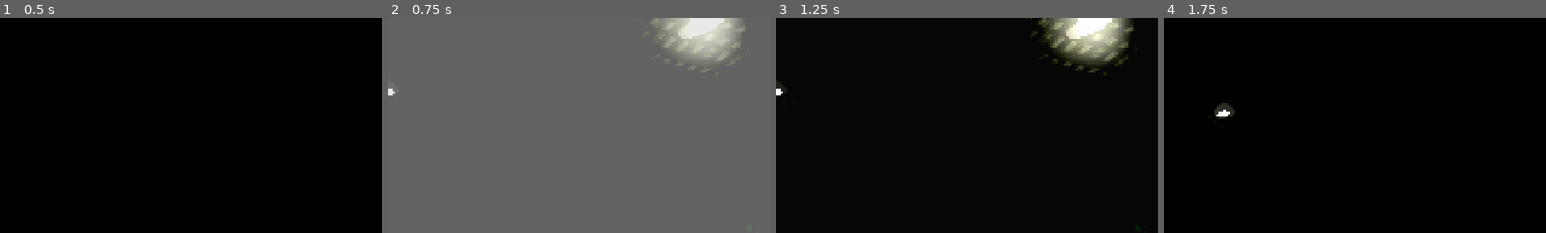
Above: before the commit, frames 1-4 (left to right).
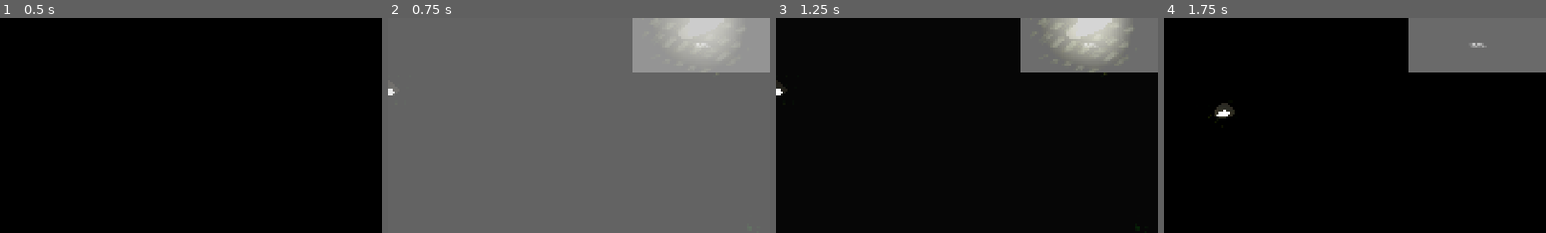
Above: after the commit, the same moments.

Repository: PiterDev/hackathon-game
Game: Godot game, scene res://scenes/main_menu/menu.tscn
Two runs of this game, one before a commit and one after it. Both use one fixed random seed, a clock stepped at 60 frames per second and the inputs below. Sound files missing from this copy of the repository are replaced by a short silence.
Inputs (mouse positions are % of the whole screen's width and height, from its top left):
- Up to frame 1 (0.5 s): no input
- Up to frame 2 (0.75 s): click "PLAY" at 0.5 s
- Up to frame 3 (1.25 s): no input
- Up to frame 4 (1.75 s): move the mouse to (55, 50) at 1.27 s; press the mouse at (55, 50) at 1.28 s
The pictures show only the part of the screen within x 50-100%, y 0-50%; the shares and areas given below are measured in that part.

Frame 1 is identical in both runs. In frame 2, 7.2% of the frame differs, in the area x 64-100%, y 0-26%; in frame 3, 8.4%; in frame 4, 9.1%.

Commit message:
Add test health bar

Diff:
--- a/new-game-project/scenes/player/player.gd
+++ b/new-game-project/scenes/player/player.gd
@@ -3,11 +3,14 @@
 
 @onready var timer: Timer = $Timer
 @onready var rig: Node3D = $Camera3D/ArmsRig
+@onready var health_bar_temp: ProgressBar = $CanvasLayer/Control/HealthBarTemp
 
 var cooled := false
 
 var speed := 5
 var mouse_sensitivity := 0.001
+var health: int = 3
+
 
 func _ready() -> void:
 	Input.set_mouse_mode(Input.MOUSE_MODE_CAPTURED)
@@ -77,7 +80,10 @@
 
 func take_hit():
 	$Control/TextureRect/AnimationPlayer.play("hurt")
-	#animation
+	health -= 1
+	health_bar_temp.value = health
+	if health <= 0:
+		print_debug("GGs")
 
 
 func can_fight() -> void:
--- a/new-game-project/scenes/player/player.tscn
+++ b/new-game-project/scenes/player/player.tscn
@@ -59,20 +59,6 @@
 "times": PackedFloat32Array(0, 0.033333335, 0.06666667, 0.13333334, 0.23333335)
 }
 
-[sub_resource type="Animation" id="Animation_lvxji"]
-resource_name = "camera_focus"
-tracks/0/type = "bezier"
-tracks/0/imported = false
-tracks/0/enabled = true
-tracks/0/path = NodePath("Camera3D:fov")
-tracks/0/interp = 1
-tracks/0/loop_wrap = true
-tracks/0/keys = {
-"handle_modes": PackedInt32Array(0, 0, 0),
-"points": PackedFloat32Array(70, -0.25, 0, 0.06666667, 12, 85, -0.16666667, 1, 0.25, 0, 70, -0.25, 0, 0.25, 0),
-"times": PackedFloat32Array(0, 0.16666667, 1)
-}
-
 [sub_resource type="Animation" id="Animation_gmlin"]
 resource_name = "camera_unthump"
 length = 0.2
@@ -111,21 +97,6 @@
 "values": [Color(1, 1, 1, 0)]
 }
 
-[sub_resource type="Animation" id="Animation_75vfm"]
-length = 0.001
-tracks/0/type = "value"
-tracks/0/imported = false
-tracks/0/enabled = true
-tracks/0/path = NodePath(".:modulate")
-tracks/0/interp = 1
-tracks/0/loop_wrap = true
-tracks/0/keys = {
-"times": PackedFloat32Array(0),
-"transitions": PackedFloat32Array(1),
-"update": 0,
-"values": [Color(1, 1, 1, 0)]
-}
-
 [sub_resource type="Animation" id="Animation_p47bc"]
 resource_name = "hurt"
 length = 0.3
@@ -146,6 +117,53 @@
 _data = {
 &"RESET": SubResource("Animation_75vfm"),
 &"hurt": SubResource("Animation_p47bc")
+}
+
+[sub_resource type="Animation" id="Animation_qek5x"]
+length = 0.001
+tracks/0/type = "bezier"
+tracks/0/imported = false
+tracks/0/enabled = true
+tracks/0/path = NodePath(".:color:r")
+tracks/0/interp = 1
+tracks/0/loop_wrap = true
+tracks/0/keys = {
+"handle_modes": PackedInt32Array(0),
+"points": PackedFloat32Array(0.8156863, -0.25, 0, 0.25, 0),
+"times": PackedFloat32Array(0)
+}
+tracks/1/type = "bezier"
+tracks/1/imported = false
+tracks/1/enabled = true
+tracks/1/path = NodePath(".:color:g")
+tracks/1/interp = 1
+tracks/1/loop_wrap = true
+tracks/1/keys = {
+"handle_modes": PackedInt32Array(0),
+"points": PackedFloat32Array(0.8156863, -0.25, 0, 0.25, 0),
+"times": PackedFloat32Array(0)
+}
+tracks/2/type = "bezier"
+tracks/2/imported = false
+tracks/2/enabled = true
+tracks/2/path = NodePath(".:color:b")
+tracks/2/interp = 1
+tracks/2/loop_wrap = true
+tracks/2/keys = {
+"handle_modes": PackedInt32Array(0),
+"points": PackedFloat32Array(0.8156863, -0.25, 0, 0.25, 0),
+"times": PackedFloat32Array(0)
+}
+tracks/3/type = "bezier"
+tracks/3/imported = false
+tracks/3/enabled = true
+tracks/3/path = NodePath(".:color:a")
+tracks/3/interp = 1
+tracks/3/loop_wrap = true
+tracks/3/keys = {
+"handle_modes": PackedInt32Array(0),
+"points": PackedFloat32Array(0, -0.25, 0, 0.25, 0),
+"times": PackedFloat32Array(0)
 }
 
 [sub_resource type="Animation" id="Animation_0owmy"]
@@ -195,53 +213,6 @@
 "times": PackedFloat32Array(0, 1)
 }
 
-[sub_resource type="Animation" id="Animation_qek5x"]
-length = 0.001
-tracks/0/type = "bezier"
-tracks/0/imported = false
-tracks/0/enabled = true
-tracks/0/path = NodePath(".:color:r")
-tracks/0/interp = 1
-tracks/0/loop_wrap = true
-tracks/0/keys = {
-"handle_modes": PackedInt32Array(0),
-"points": PackedFloat32Array(0.8156863, -0.25, 0, 0.25, 0),
-"times": PackedFloat32Array(0)
-}
-tracks/1/type = "bezier"
-tracks/1/imported = false
-tracks/1/enabled = true
-tracks/1/path = NodePath(".:color:g")
-tracks/1/interp = 1
-tracks/1/loop_wrap = true
-tracks/1/keys = {
-"handle_modes": PackedInt32Array(0),
-"points": PackedFloat32Array(0.8156863, -0.25, 0, 0.25, 0),
-"times": PackedFloat32Array(0)
-}
-tracks/2/type = "bezier"
-tracks/2/imported = false
-tracks/2/enabled = true
-tracks/2/path = NodePath(".:color:b")
-tracks/2/interp = 1
-tracks/2/loop_wrap = true
-tracks/2/keys = {
-"handle_modes": PackedInt32Array(0),
-"points": PackedFloat32Array(0.8156863, -0.25, 0, 0.25, 0),
-"times": PackedFloat32Array(0)
-}
-tracks/3/type = "bezier"
-tracks/3/imported = false
-tracks/3/enabled = true
-tracks/3/path = NodePath(".:color:a")
-tracks/3/interp = 1
-tracks/3/loop_wrap = true
-tracks/3/keys = {
-"handle_modes": PackedInt32Array(0),
-"points": PackedFloat32Array(0, -0.25, 0, 0.25, 0),
-"times": PackedFloat32Array(0)
-}
-
 [sub_resource type="AnimationLibrary" id="AnimationLibrary_5gtgg"]
 _data = {
 &"RESET": SubResource("Animation_qek5x"),
@@ -315,4 +286,26 @@
 wait_time = 0.3
 one_shot = true
 
+[node name="CanvasLayer" type="CanvasLayer" parent="."]
+
+[node name="Control" type="Control" parent="CanvasLayer"]
+layout_mode = 3
+anchors_preset = 1
+anchor_left = 1.0
+anchor_right = 1.0
+offset_left = -346.0
+offset_bottom = 139.0
+grow_horizontal = 0
+
+[node name="HealthBarTemp" type="ProgressBar" parent="CanvasLayer/Control"]
+layout_mode = 1
+anchors_preset = 15
+anchor_right = 1.0
+anchor_bottom = 1.0
+grow_horizontal = 2
+grow_vertical = 2
+max_value = 3.0
+step = 1.0
+value = 3.0
+
 [connection signal="timeout" from="Timer" to="." method="can_fight"]
Not shown: 1 places in new-game-project/scenes/player/player.tscn that only renumber resources
